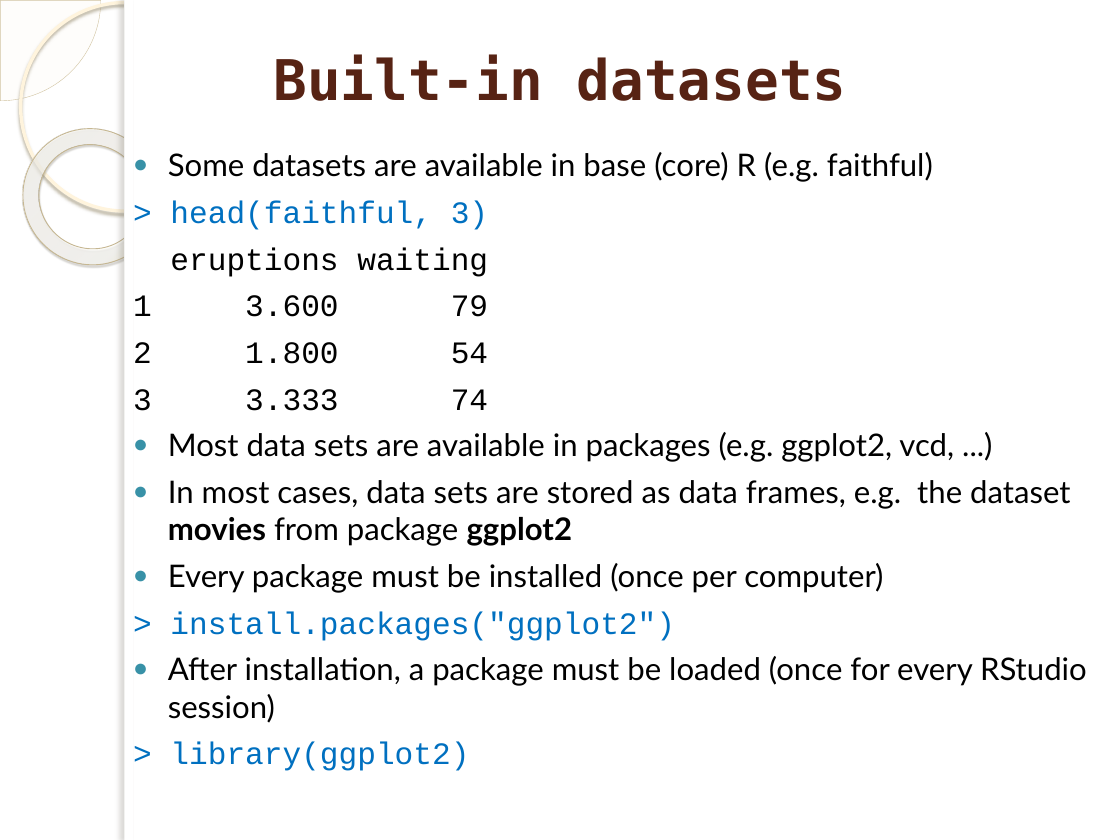
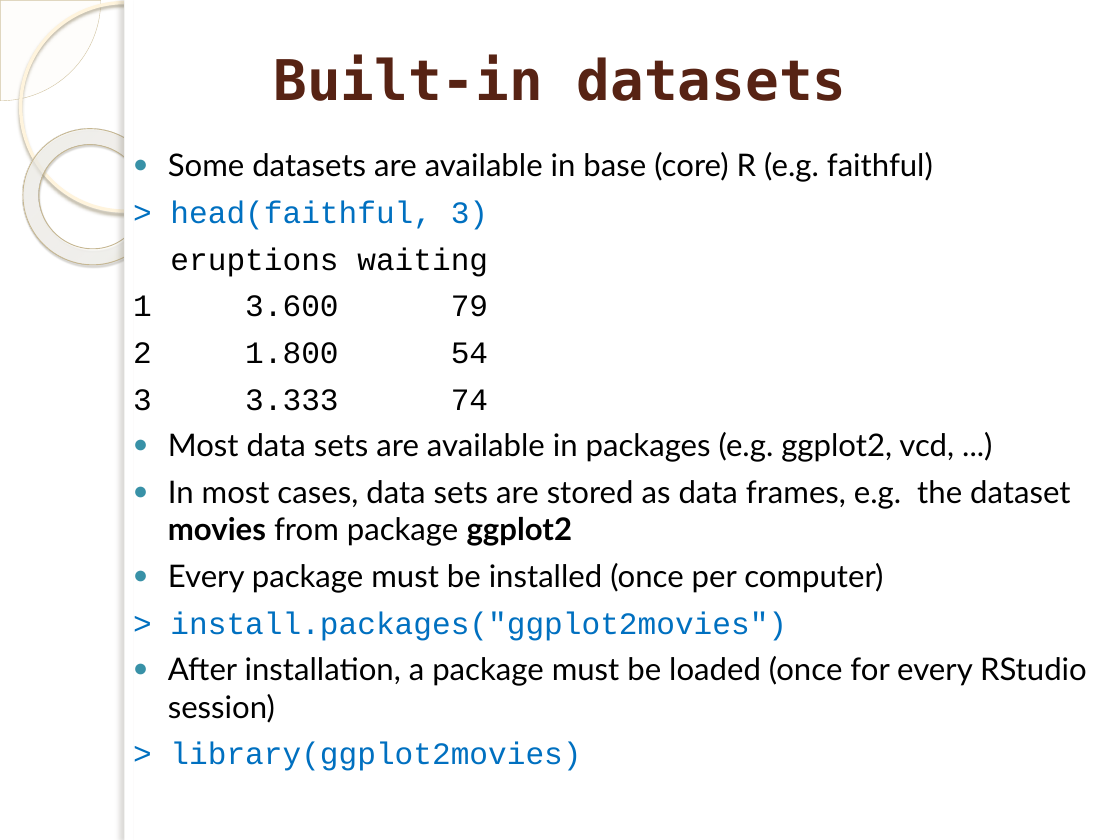
Before and after one commit to marinfotache/Data-Processing-Analysis-Science-with-R, a slide deck: slide 3 of 01 R_Introduction_Data Structures/01d_DataSets.pptx. Drawn at 1120x840 pixels with LibreOffice and Linux fonts; fonts in the diff are those of the drawing; background and template pictures are left out. Boxes give left, top, right and bottom in pixels: in the first picture for what was removed or moved away, otherwise in the second. Text is boxed around its words. In the diff, an @@ line names an element or a change of style, - is before the commit and + after.

```diff
--- a/01 R_Introduction_Data Structures/01d_DataSets.pptx
+++ b/01 R_Introduction_Data Structures/01d_DataSets.pptx
@@ text at (170,611,787,641): text changed @@
-  > install.packages("ggplot2")
+  > install.packages("ggplot2movies")
@@ text at (170,742,581,771): text changed @@
-  > library(ggplot2)
+  > library(ggplot2movies)
```
Also in this commit, not shown: 1 other file.
